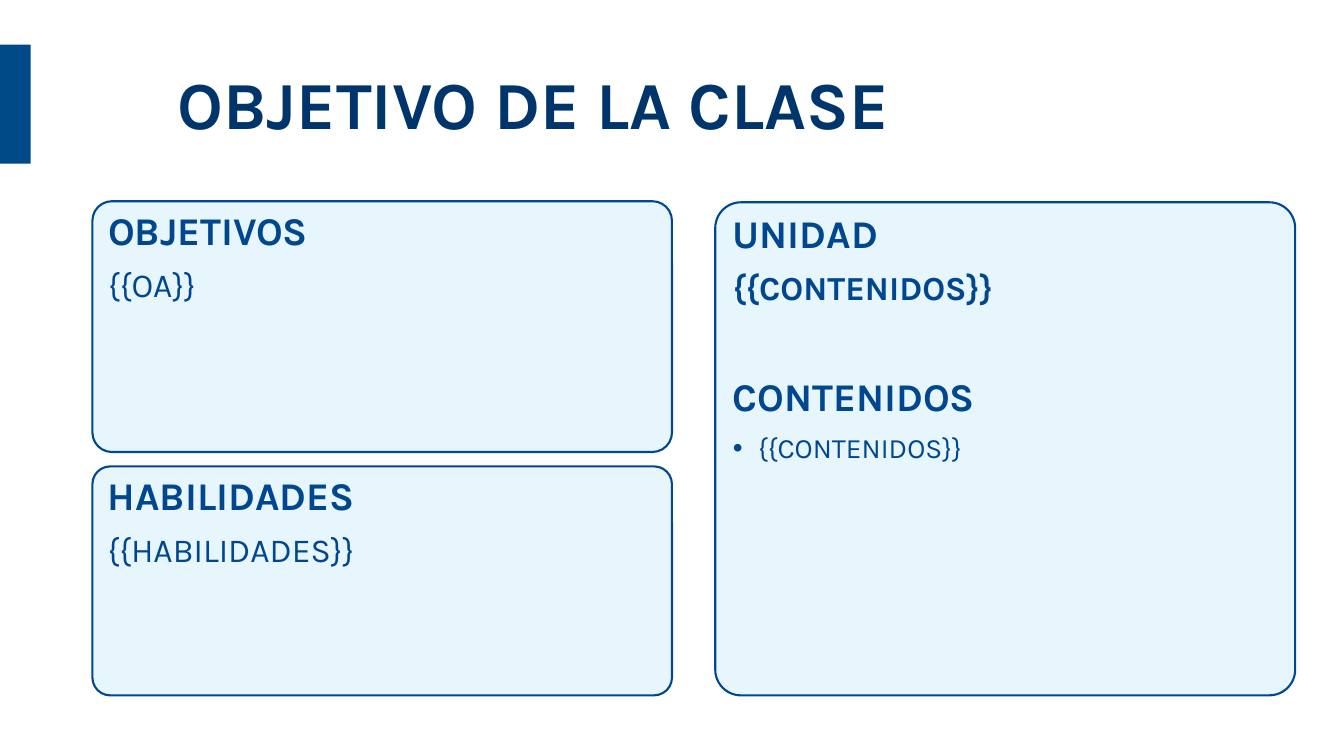
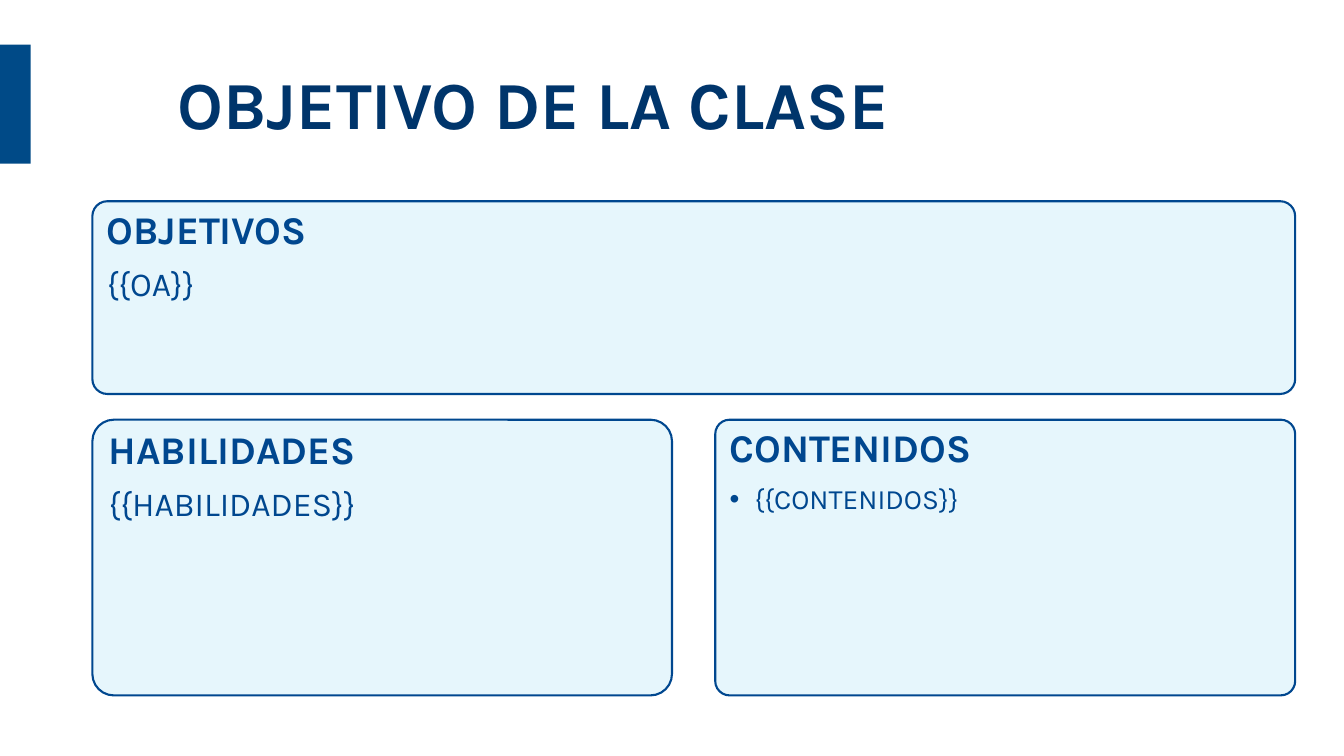
Before and after one commit to rolandomontero/rolux, a slide deck: slide 2 of PLANTILLA_FSC.pptx. Drawn at 1344x756 pixels with LibreOffice and Linux fonts; fonts in the diff are those of the drawing; background and template pictures are left out. Boxes give left, top, right and bottom in pixels: in the first picture for what was removed or moved away, otherwise in the second. Text is boxed around its words. In the diff, an @@ line names an element or a change of style, - is before the commit and + after.

```diff
--- a/PLANTILLA_FSC.pptx
+++ b/PLANTILLA_FSC.pptx
@@ text "OBJETIVOS": place and size @@
-text "OBJETIVOS" at [93,202,673,453]
+text "OBJETIVOS" at [93,202,1296,394]
@@ text in rounded rectangle at [733,222,993,306]: paragraphs removed @@
-UNIDAD
-{{CONTENIDOS}}
@@ rounded rectangle "HABILIDADES": place and size @@
-rounded rectangle "HABILIDADES" at [93,467,673,696]
+rounded rectangle "HABILIDADES" at [93,419,673,695]
@@ rounded rectangle "CONTENIDOS": place and size @@
-rounded rectangle "CONTENIDOS" at [716,203,1296,696]
+rounded rectangle "CONTENIDOS" at [716,419,1296,695]
```
Also in this commit, not shown: 1 other slide changed, 11 other files.
